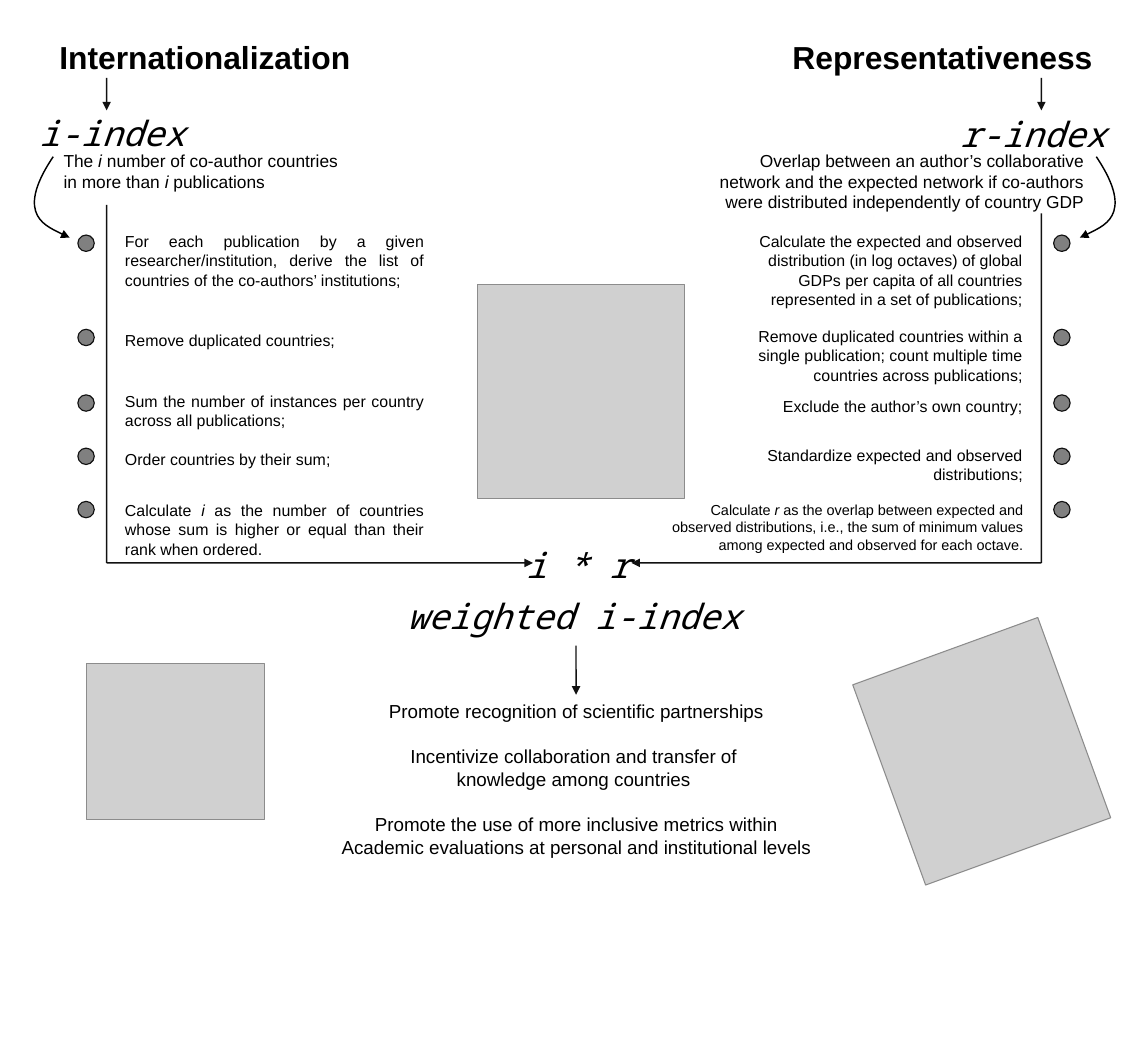
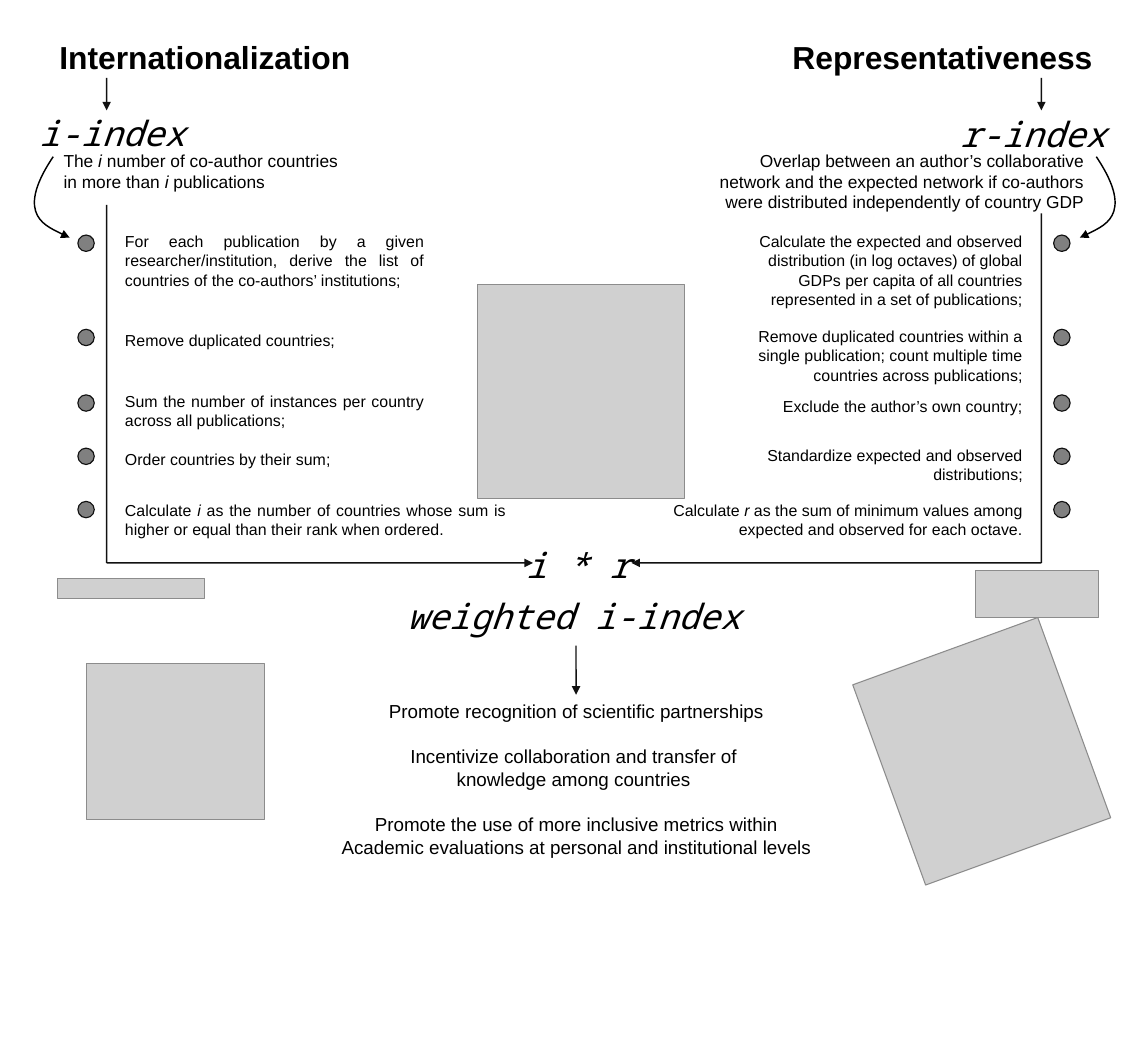
Before and after one commit to StefanoMammola/Analysis_RAT_TREE, a slide deck: slide 1 of Figure/Figure 1.odp. Drawn at 1148x1045 pixels with LibreOffice and Linux fonts; fonts in the diff are those of the drawing; grey boxes stand for pictures. Boxes give left, top, right and bottom in pixels: in the first picture for what was removed or moved away, otherwise in the second. Text is boxed around its words. In the diff, an @@ line names an element or a change of style, - is before the commit and + after.

```diff
--- a/Figure/Figure 1.odp
+++ b/Figure/Figure 1.odp
@@ text "Calculate i as the number ..." rewrapped from (x1=125, y1=504, x2=424, y2=555) to (x1=125, y1=504, x2=506, y2=539) @@
@@ text at (x1=673, y1=504, x2=1023, y2=539): text changed; size 10 to 11 pt @@
-Calculate r as the overlap between expected and observed distributions, i.e., the sum of minimum values among expected and observed for each octave.
+Calculate r as the sum of minimum values among expected and observed for each octave.
@@ picture added at (x1=57, y1=578, x2=205, y2=598) @@
@@ picture added at (x1=976, y1=571, x2=1099, y2=618) @@
```
Also in this commit, not shown: 4 other files.
